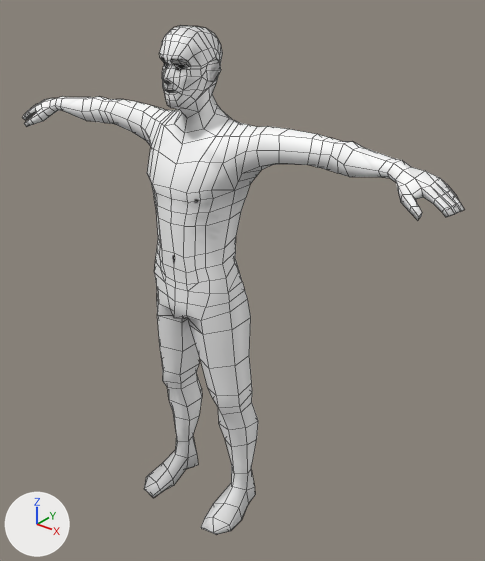
The Blender file Assets/Models/Guy/guy.blend as it was, and as the next commit left it.
Before and after are seen from a 50 mm lens placed at (1.63, -1.75, 2.24), pointed at (0.12, 0.13, 1.07). Every picture has the same lights, and +X, +Y and +Z are marked at lower left. Mesh edges are drawn as thin lines.

The first picture shows 'Male'.
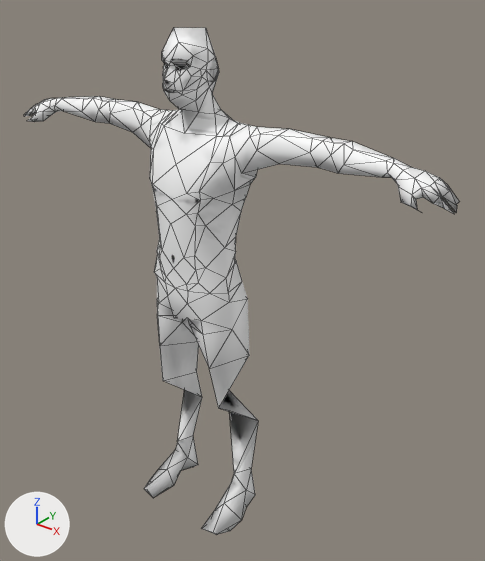
Location of each change, [x1, y1, x2, y2] in pixels of the pictures (485 x 561 px):
'Male', modifiers changed
    before: [23, 26, 464, 535]
    after: [24, 28, 459, 535]

Edits to the bpy script that builds the scene:
```text
Change ob_male:
    add _m = ob_male.modifiers.new('Decimate', 'DECIMATE')
    add _m.decimate_type = 'UNSUBDIV'
    add _m.iterations = 100
    add _m.angle_limit = 0.503
```
